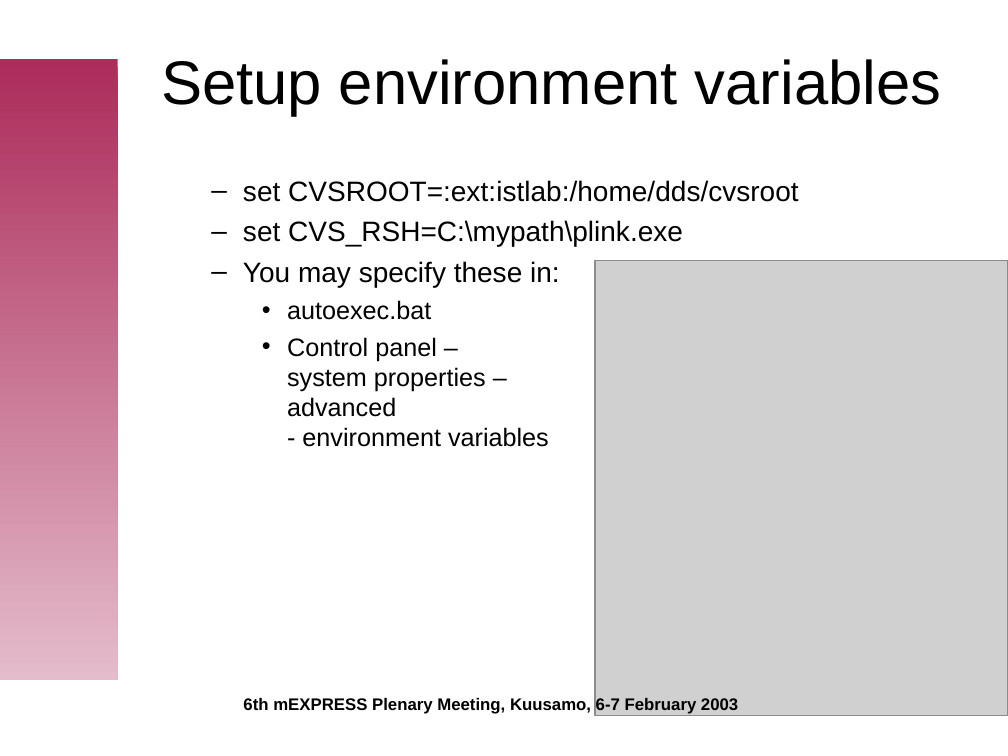
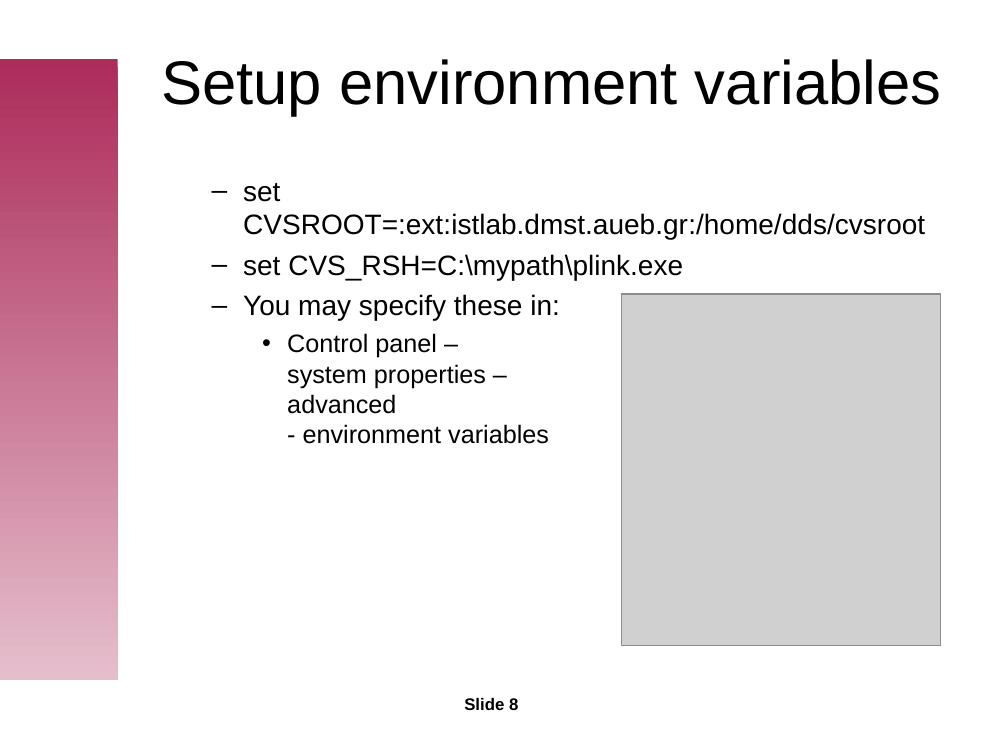
Before and after one commit to istlab/web, a slide deck: slide 8 of doc/presentations/admin/cvs-tutorial.ppt. Drawn at 1008x756 pixels with LibreOffice and Linux fonts; fonts in the diff are those of the drawing; grey boxes stand for pictures; background and template pictures are left out. Boxes give left, top, right and bottom in pixels: in the first picture for what was removed or moved away, otherwise in the second. Text is boxed around its words. In the diff, an @@ line names an element or a change of style, - is before the commit and + after.

Commit message:
updated cvs presentation

```diff
--- a/doc/presentations/admin/cvs-tutorial.ppt
+++ b/doc/presentations/admin/cvs-tutorial.ppt
@@ text at bbox=[243, 183, 925, 239]: text changed @@
-  – set CVSROOT=:ext:istlab:/home/dds/cvsroot
+  – set CVSROOT=:ext:istlab.dmst.aueb.gr:/home/dds/cvsroot
@@ picture: place and size @@
-picture at bbox=[595, 260, 1008, 715]
+picture at bbox=[622, 294, 941, 646]
@@ text at bbox=[287, 300, 431, 320]: paragraph removed @@
-    • autoexec.bat
@@ page number at bbox=[464, 698, 518, 710]: text changed @@
-6th mEXPRESS Plenary Meeting, Kuusamo, 6-7 February 2003
+Slide 8
```
Also in this commit, not shown: 10 other slides changed.
